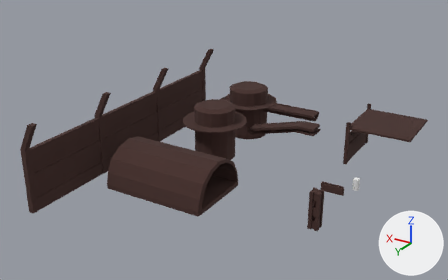
What one commit did to the Blender file Models/BlenderProjects/SteelMill.blend.
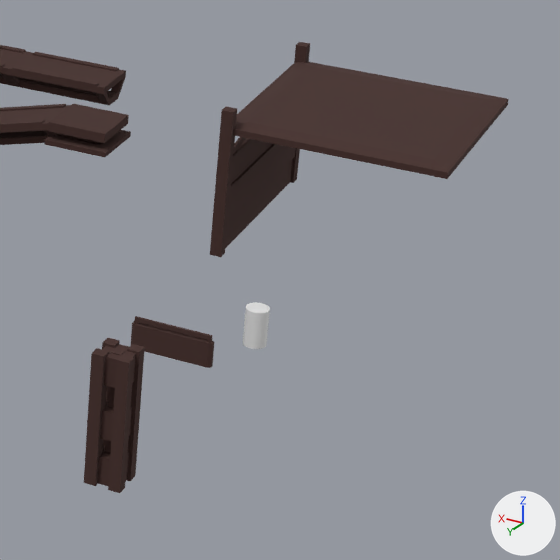
Each version appears first whole from a camera (50 mm lens) standing at (-50.3, 68.7, 43.5) and looking at (-5.7, -5.6, 6.4), and next in a close-up on the part from 63% to 99% of the width and 33% to 89% of the height. The lights are fixed; the arrows at lower right show +X, +Y and +Z.

Script lines for the objects in view, before the commit:
```python
me_cube_002 = bpy.data.meshes.new('Cube.002')
me_cube_002.from_pydata(...)  # a 32-sided cylinder along z spanning x -0.5..0.5, y -0.5..0.5, z -0.85..0.85
me_cube_009 = bpy.data.meshes.new('Cube.009')
me_cube_009.from_pydata(...)  # 88 vertices, 96 faces; spans x -5.07..5.07, y -1.33..1.33, z -0.83..0.43
me_cube_009.materials.append(mat_material_001)  # brown #452c28
me_cube_013 = bpy.data.meshes.new('Cube.013')
me_cube_013.from_pydata(...)  # a box spanning x -0.74..-0.26, y -0.73..-0.24, z -2.74..2.8; a box spanning x -0.74..-0.26, y 0.27..0.76, z -2.74..2.8; a box spanning x 0.26..0.74, y -0.73..-0.24, z -2.74..2.8; a box spanning x 0.26..0.74, y 0.27..0.76, z -2.74..2.8; a box spanning x -0.19..0.19, y -0.18..0.2, z -2.68..2.74; a box spanning x -0.6..0.59, y -0.61..0.58, z -2.71..-1.52; a box spanning x -0.6..0.59, y -0.61..0.58, z -0.75..0.44; a box spanning x -0.6..0.59, y -0.61..0.58, z 1.53..2.72
me_cube_013.materials.append(mat_material_003)  # brown #452c28
ob_catwalk = bpy.data.objects.new('CatWalk', me_cube_009)
ob_catwalk.location = (-8.01, -23.56, 5.78)
ob_pillar = bpy.data.objects.new('Pillar', me_cube_013)
ob_pillar.location = (-23.57, 0.49, 2.5)
ob_referencecylinder = bpy.data.objects.new('ReferenceCylinder', me_cube_002)
ob_referencecylinder.location = (-24.63, -12.37, 0.91)
# also in view: 'CatWalk.001' at (-8.3, -18.1, 4.4); 'Barricade' at (-21.8, -10.0, 0.5); 'FloorPlate' at (-24.9, -25.0, 6.3); 'CatWalk.002' at (-14.1, -18.1, 5.7); 'WallShort' at (-20.1, -25.0, 3.6)
```
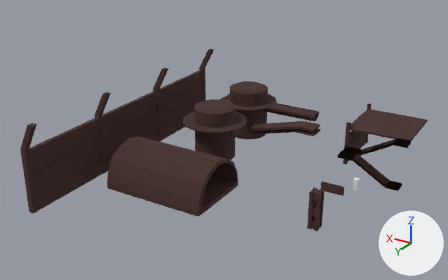
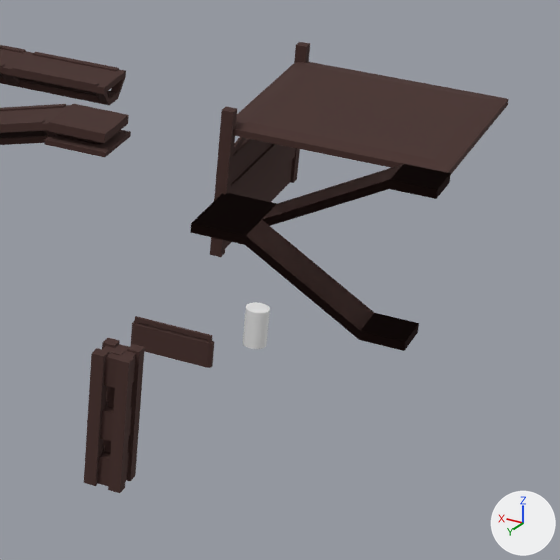
Changed parts and their boxes (x1, y1, x2, y2) in the close-ups (560 x 560 px):
'StairWay', added
    after: (190, 164, 451, 351)

What changed in the scene script:
```text
Add me_cube:
    me_cube.from_pydata(...)  # 56 vertices, 52 faces; spans x -5.14..4.82, y 0.04..4.04, z -0.44..6.35
    me_cube.materials.append(mat_material_001)  # brown #452c28
Add ob_stairway:
    ob_stairway = bpy.data.objects.new('StairWay', me_cube)
    ob_stairway.location = (-24.97, -19.98, 0.0)
```
